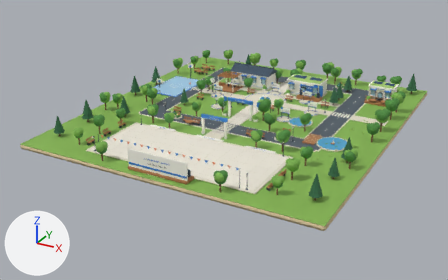
The Blender file assets/blender/xelograph-world.blend: old version first, new version second.
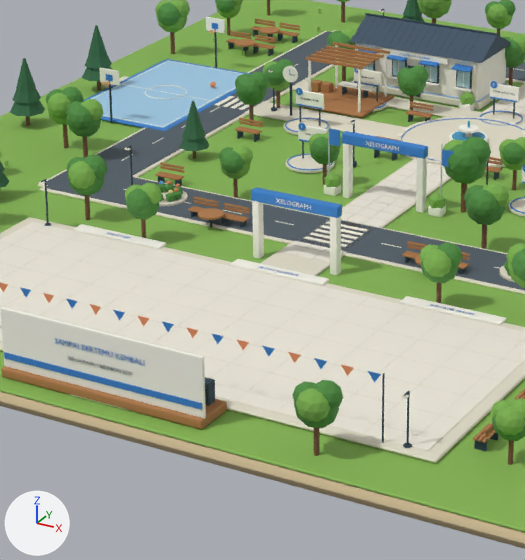
Each version appears first whole from a camera (50 mm lens) standing at (46.0, -98.3, 40.0) and looking at (-2.1, -10.9, -3.7), and next in a close-up on the part from 28% to 63% of the width and 21% to 80% of the height. Arrows for +X, +Y and +Z are at lower left; the lights stay in place. The last two pictures show the newer version.

The first close-up shows 'Building_occluder', 'Campus lawn', 'Court playing field', 'Island edge', 'Reunion Commons', 'Reunion_stage', 'Scenery_Blue_accent', 'Scenery_Dark_frame', 'Scenery_Path_limestone', 'Scenery_Paving_light', 'Scenery_Road_asphalt', 'Scenery_Timber', 'Scenery_White_plaster' and 47 more.
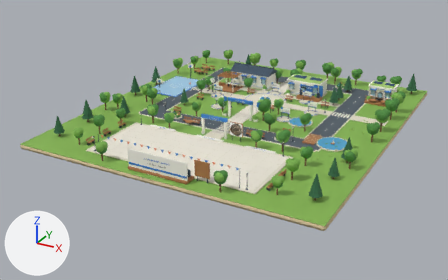
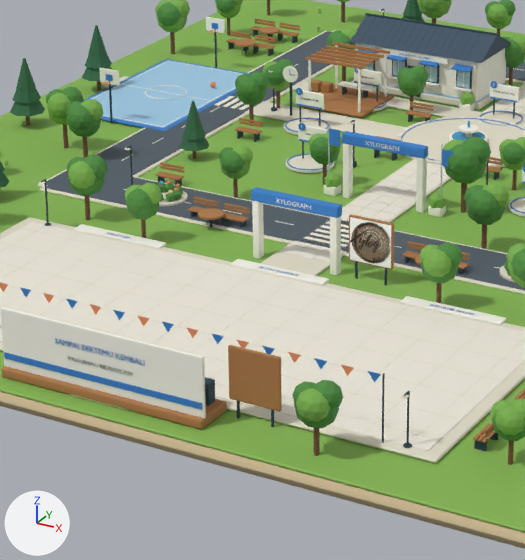
Where the newer file only moved an object's origin or applied its transform, the numbers keep the older frame.

Changed parts and their boxes (x1, y1, x2, y2) in the close-ups (525 x 560 px):
'Xylograph_logo_Entrance', added
    after: (350, 217, 391, 268)
part 1 of me_kubus_824, added
    after: (349, 214, 394, 270)
part 2 of me_kubus_824, added (brown)
    after: (228, 345, 282, 411)
part 3 of me_kubus_358, added
    after: (355, 262, 358, 279)
part 4 of me_kubus_358, added
    after: (384, 268, 387, 285)
part 5 of me_kubus_358, added
    after: (237, 401, 240, 419)
part 6 of me_kubus_358, added
    after: (271, 409, 274, 427)

The change in detail:
Picture 'xylograph-logo.jpg' (img_xylograph_logo_jpg) is new.
Material 'Xylograph original logo' (mat_xylograph_original_logo) is new.
Its texture is img_xylograph_logo_jpg.
Its roughness is 0.85.
me_kubus_358 is used by ob_scenery_dark_frame; location (-6.62, -5.65, 1.0).
me_kubus_358 had 5804 vertices, 4071 faces and spanned x -13.8..28.1, y -26.7..19.8, z -0.9..2.3.
me_kubus_358 now has 6028 vertices, 4287 faces and spans x -13.8..28.1, y -27.2..19.8, z -1.0..2.3.
me_kubus_358 part 3: the loose piece of 56 vertices spanning x 11.7..12.1, y 11.2..11.6, z -0.2..0.6 is copied, and the copy is scaled about its middle by (0.181, 0.319, 2.02), then moved by (-2.1, -23.7, -0.3); it spans x 9.8..9.9, y -12.4..-12.3, z -1.0..0.8.
me_kubus_358 part 4: the loose piece of 56 vertices spanning x 11.7..12.1, y 11.2..11.6, z -0.2..0.6 is copied, and the copy is scaled about its middle by (0.181, 0.319, 2.02), then moved by (-0.5, -23.7, -0.3); it spans x 11.3..11.4, y -12.4..-12.3, z -1.0..0.8.
me_kubus_358 part 5: the loose piece of 56 vertices spanning x 11.7..12.1, y 11.2..11.6, z -0.2..0.6 is copied, and the copy is scaled about its middle by (0.181, 0.319, 2.02), then moved by (0.4, -38.5, -0.3); it spans x 12.3..12.4, y -27.2..-27.1, z -1.0..0.8.
me_kubus_358 part 6: the loose piece of 56 vertices spanning x 15.1..15.5, y 11.2..11.6, z -0.2..0.6 is copied, and the copy is scaled about its middle by (0.181, 0.319, 2.02), then moved by (-1.4, -38.5, -0.3); it spans x 13.9..14.0, y -27.2..-27.1, z -1.0..0.8.
Other edits to the shape of me_kubus_358 do not show in these pictures.
me_kubus_824 is used by ob_scenery_timber; location (-9.0, 3.8, 0.28).
me_kubus_824 had 7812 vertices, 7454 faces and spanned x -11.6..30.6, y -34.5..9.2, z -0.2..2.8.
me_kubus_824 now has 7924 vertices, 7562 faces and spans x -11.6..30.6, y -36.7..9.2, z -0.1..3.0.
me_kubus_824 part 1: a new loose piece of 56 vertices spanning x 11.8..14.2, y -21.9..-21.7, z 0.7..3.0, in mat_timber (brown #ae7848).
me_kubus_824 part 2: a new loose piece of 56 vertices spanning x 14.3..16.7, y -36.7..-36.5, z 0.6..3.0, in mat_timber (brown #ae7848).
Other edits to the shape of me_kubus_824 do not show in these pictures.
Mesh me_plane is new.
It has 4 vertices, 1 face and spans x -1.08..1.08, y -1.08..1.08, z 0.0.
It uses material mat_xylograph_original_logo (picture img_xylograph_logo_jpg).
Object 'Xylograph_logo_Entrance' (ob_xylograph_logo_entrance) is new; it shows me_plane.
Its location is (4.0, -18.09, 2.1).
Its rotation in degrees is (90, 0, 0).
